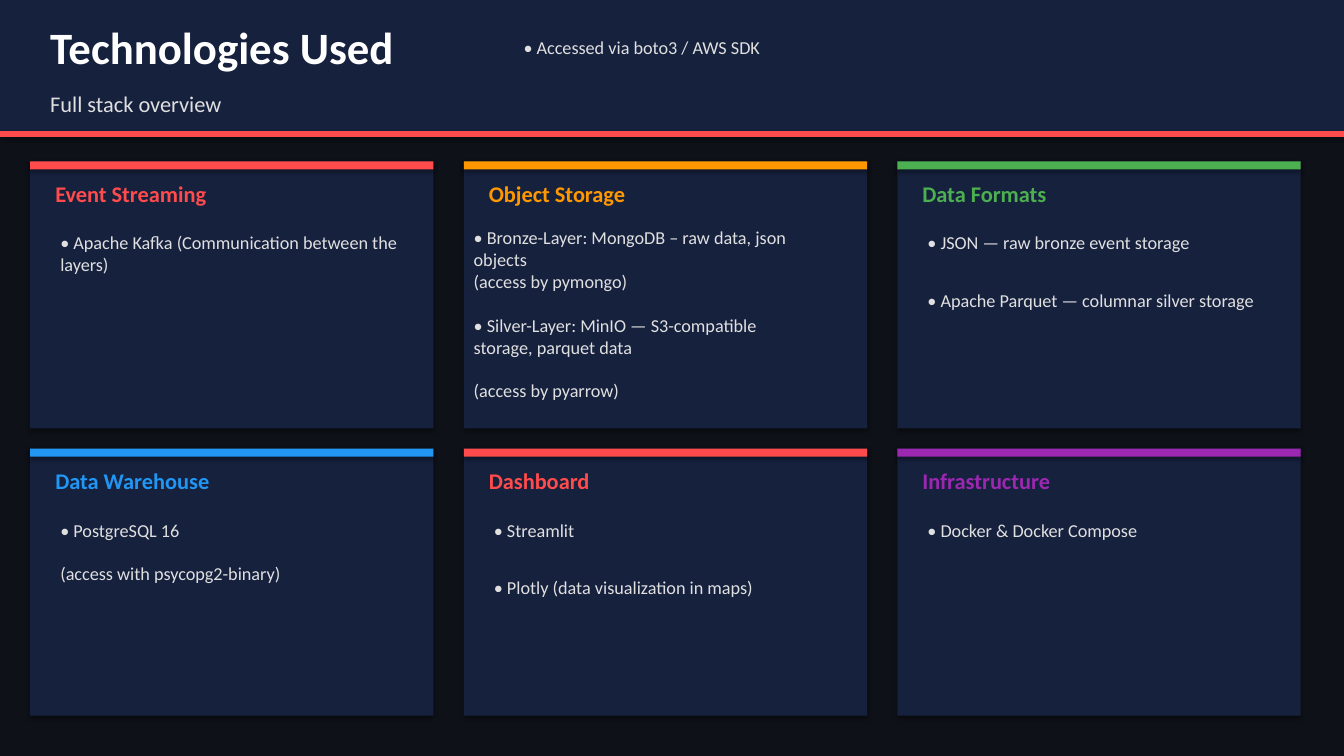
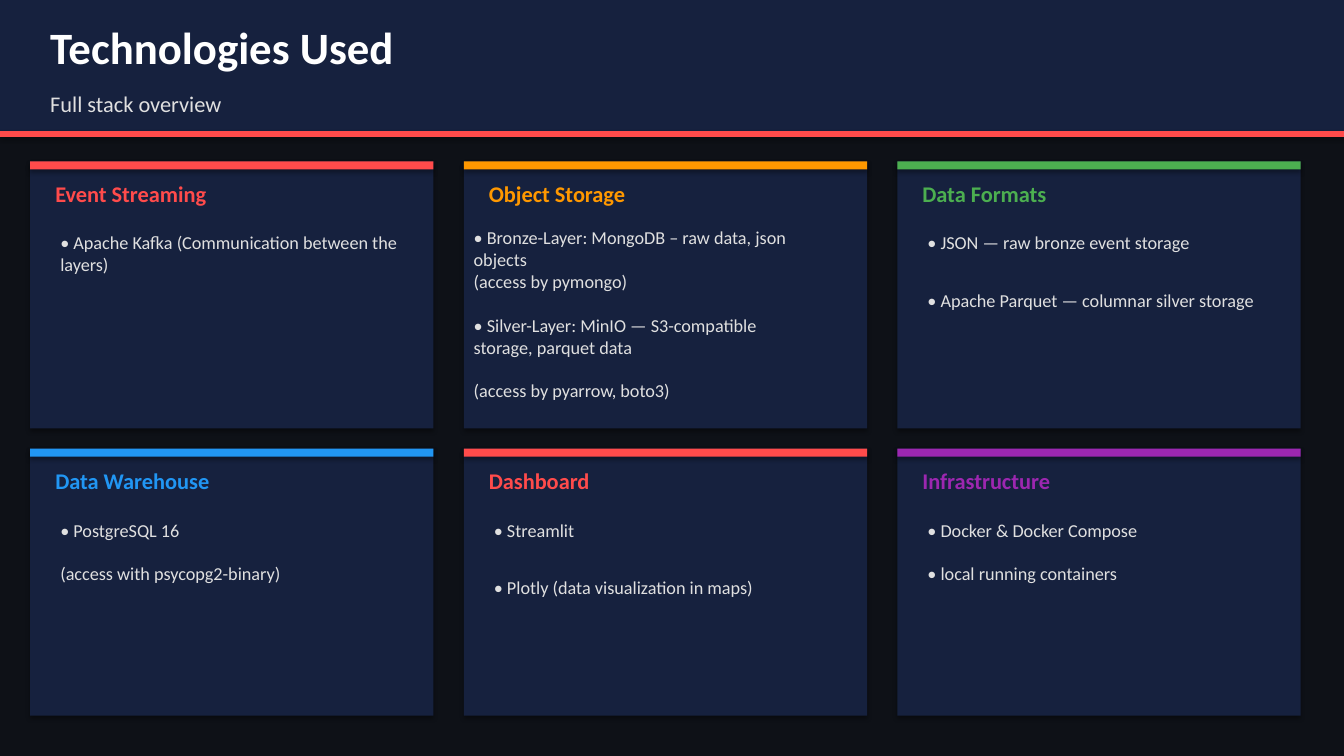
Before and after one commit to humanexamples/Earthquake_Monitor, a slide deck: slide 6 of _documentation/Earthquake_Monitor_Presentation.pptx. Drawn at 1344x756 pixels with LibreOffice and Linux fonts; fonts in the diff are those of the drawing. Boxes give left, top, right and bottom in pixels: in the first picture for what was removed or moved away, otherwise in the second. Text is boxed around its words. In the diff, an @@ line names an element or a change of style, - is before the commit and + after.

```diff
--- a/_documentation/Earthquake_Monitor_Presentation.pptx
+++ b/_documentation/Earthquake_Monitor_Presentation.pptx
@@ text removed at [537,41,760,54] @@
-• Accessed via boto3 / AWS SDK
@@ text at [474,384,669,400]: text changed @@
-(access by pyarrow)
+(access by pyarrow, boto3)
@@ text at [941,567,1117,583]: paragraph added @@
+• local running containers
```
Also in this commit, not shown: 1 other slide changed, 1 slide added, 1 slide removed, 32 other files.
